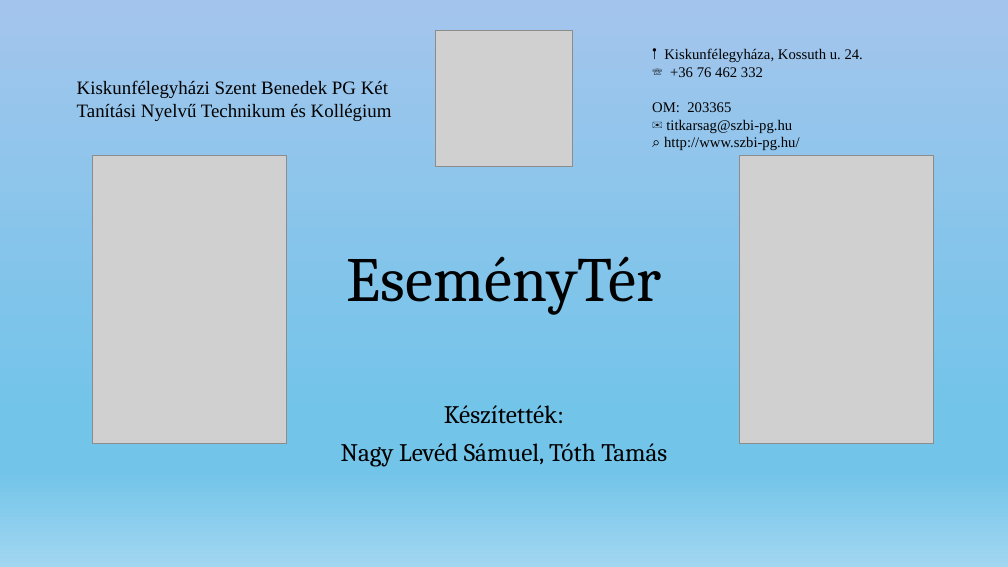
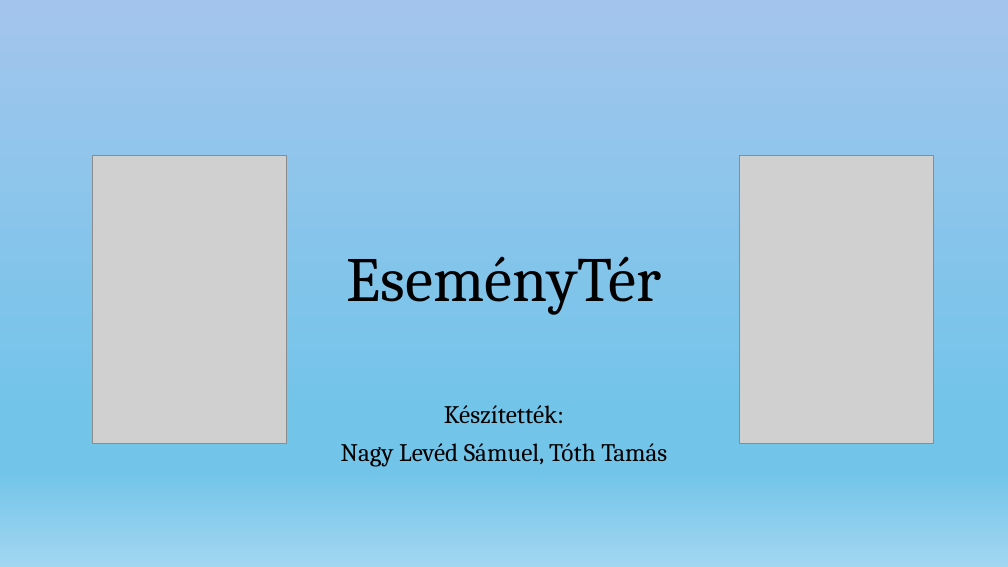
Before and after one commit to nagyls/13_S2_5_vizsgaremek, a slide deck: slide 1 of dokumentumok/Prezentáció_NagyLevedSamuel_TothTamas.pptx. Drawn at 1008x567 pixels with LibreOffice and Linux fonts; fonts in the diff are those of the drawing; grey boxes stand for pictures. Boxes give left, top, right and bottom in pixels: in the first picture for what was removed or moved away, otherwise in the second. Text is boxed around its words. In the diff, an @@ line names an element or a change of style, - is before the commit and + after.

```diff
--- a/dokumentumok/Prezentáció_NagyLevedSamuel_TothTamas.pptx
+++ b/dokumentumok/Prezentáció_NagyLevedSamuel_TothTamas.pptx
@@ picture removed at (x1=436, y1=30, x2=572, y2=166) @@
@@ text removed at (x1=652, y1=48, x2=863, y2=150) @@
-𖡡 Kiskunfélegyháza, Kossuth u. 24.
-☏ +36 76 462 332
-OM: 203365
-✉ titkarsag@szbi-pg.hu
-⌕ http://www.szbi-pg.hu/
@@ text removed at (x1=77, y1=80, x2=392, y2=121) @@
-Kiskunfélegyházi Szent Benedek PG Két Tanítási Nyelvű Technikum és Kollégium
```
Also in this commit, not shown: 11 other slides changed.
